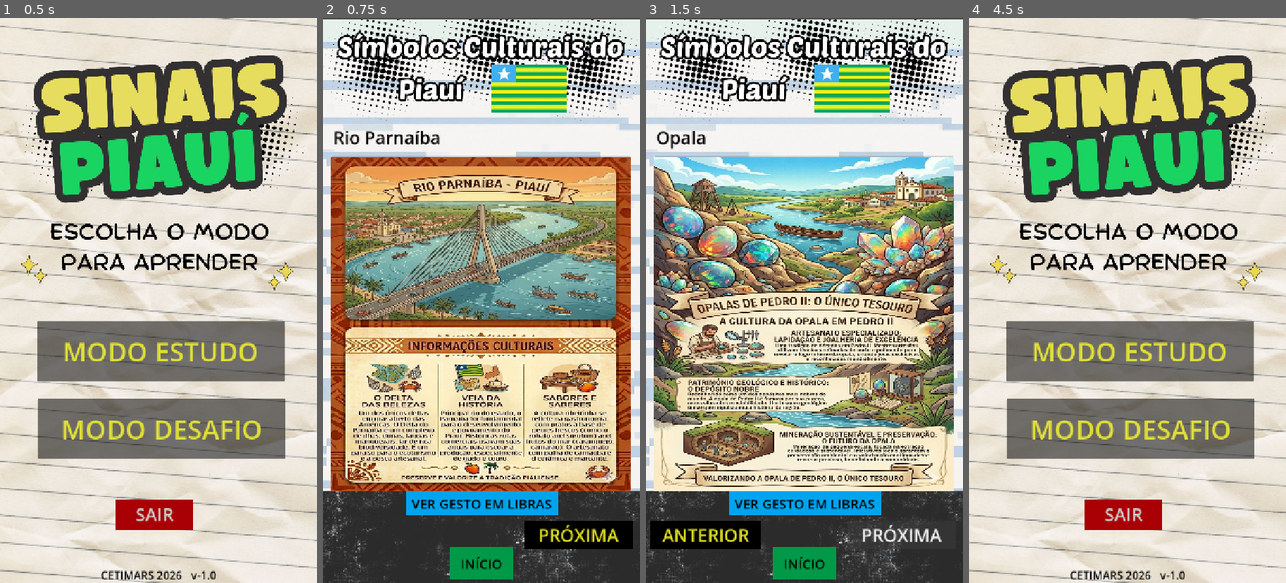
Above: before the commit, frames 1-4 (left to right).
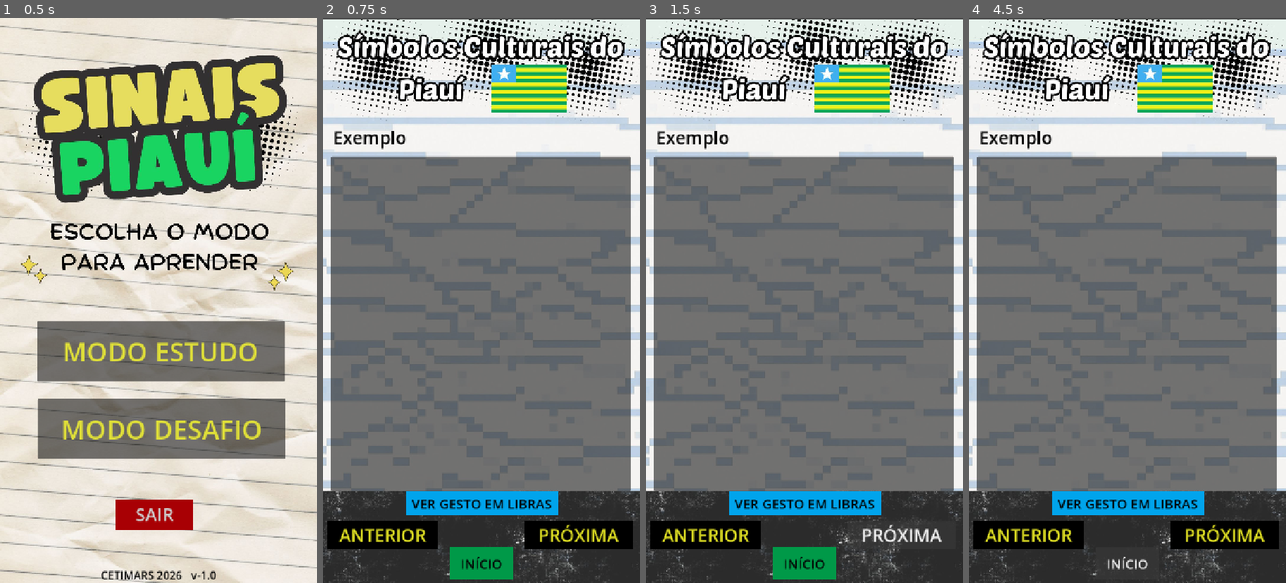
Above: after the commit, the same moments.

Repository: hesronf2-coder/projeto-sinais-do-piaui
Game: Godot game, scene res://scenes/tela_home.tscn
Same seed, same stepped clock (60 frames per second), same inputs: the game is played once before the commit and once after it.
Inputs (mouse positions are in pixels of both pictures, inside the frame that each line leads up to):
- Up to frame 1 (0.5 s): no input
- Up to frame 2 (0.75 s): click "MODO ESTUDO" at 0.5 s
- Up to frame 3 (1.5 s): click "PRÓXIMA" at 1.25 s
- Up to frame 4 (4.5 s): click "ANTERIOR" at 2 s; click "VER GESTO EM LIBRAS" at 2.75 s; click (1127, 503) at 3.5 s, where only the run before the commit has a clickable "VER INFORMAÇÕES"; click "INÍCIO" at 4.25 s

Frame 1 is identical in both runs. In frame 2, 57% of the frame differs, in the area x 1-98%, y 20-94%; in frame 3, 54%; in frame 4, 80%, in the area x 0-100%, y 0-100%.
Error after the commit: Parse Error: Unexpected "if" in class body. (res://scripts/controllers/controllers_tela_aprender.gd:41)

Commit message:
Update controllers_tela_aprender.gd - Atualizando comentários

Diff:
--- a/scripts/controllers/controllers_tela_aprender.gd
+++ b/scripts/controllers/controllers_tela_aprender.gd
@@ -1,5 +1,6 @@
 extends CanvasLayer
 
+#declarando variáveis
 @export var quiz: QuizTheme
 
 var index: int
@@ -7,6 +8,7 @@
 var current_quiz: QuizQuestion:
 	get: return quiz.theme[index]
 
+#trazendo os nós para o código
 @onready var question_text: Label = $Control/QuestionText
 @onready var question_image: TextureRect = $Control/ImageHolder/QuestionImage
 @onready var question_image_2: TextureRect = $Control/ImageHolder/QuestionImage2
@@ -20,6 +22,7 @@
 func load_quiz() -> void:
 	question_text.text = current_quiz.question_info
 
+#tipo da questão, no mvp vai ser só a função imagem por enquanto, sem vídeo
 	match current_quiz.type:
 
 			Enum.QuestionType.IMAGE:
@@ -33,7 +36,9 @@
 				question_video.stream = current_quiz.question_video
 				question_audio.stream = current_quiz.question_audio
 				question_video.play()
-	if index == 0:
+
+#condição para mudar o index para a próxima imagem apertando o botão.
+if index == 0:
 		$Control/ButtonPrevious.hide()
 	else:
 		$Control/ButtonPrevious.show()
@@ -42,20 +47,24 @@
 		$Control/ButtonNext.hide()
 	else:
 		$Control/ButtonNext.show()
+
+#função do botão próxima questão
 func _next_question() -> void:
 	index += 1
 
+#função do botão questão anterior
 func _previous_question() -> void:
 	index -= 1
 
-
+# conectanto botões e aplicando as funções
+#botão anterior
 func _on_button_previous_pressed() -> void:
 	$Control/AudioButtonPress.play()
 	_previous_question()
 	load_quiz()
 	print(index)
 
-
+#botão próxima
 func _on_button_next_pressed() -> void:
 
 	_next_question()
@@ -67,18 +76,23 @@
 	$Control/ButtonInfoExit.hide()
 	print(index)
 
-
+#botão play áudio
+#MVP sem áudio por enquanto
 func _on_button_play_audio_pressed() -> void:
 	$Control/AudioButtonPress.play()
 	question_audio.play()
 	$Control/ButtonPlayAudio.hide()
 	$Control/ButtonStopAudio.show()
+
+#botão play áudio
+#MVP sem áudio por enquanto
 func _on_button_stop_audio_pressed() -> void:
 	$Control/AudioButtonPress.play()
 	question_audio.stop()
 	$Control/ButtonStopAudio.hide()
 	$Control/ButtonPlayAudio.show()
 
+#botão para ver o gesto em libras
 func _on_button_info_pressed() -> void:
 	$Control/AudioButtonPress.play()
 	$Control/ImageHolder/QuestionImage.hide()
@@ -86,6 +100,7 @@
 	$Control/ButtonInfo.hide()
 	$Control/ButtonInfoExit.show()
 
+#botão para ver as informações culturais novamente
 func _on_button_info_exit_pressed() -> void:
 	$Control/AudioButtonPress.play()
 	$Control/ImageHolder/QuestionImage2.hide()
@@ -93,6 +108,7 @@
 	$Control/ButtonInfo.show()
 	$Control/ButtonInfoExit.hide()
 
+#botão ir para home
 func _on_button_home_pressed() -> void:
 	$Control/AudioButtonPress.play()
 	get_tree().change_scene_to_file("res://scenes/tela_home.tscn")
